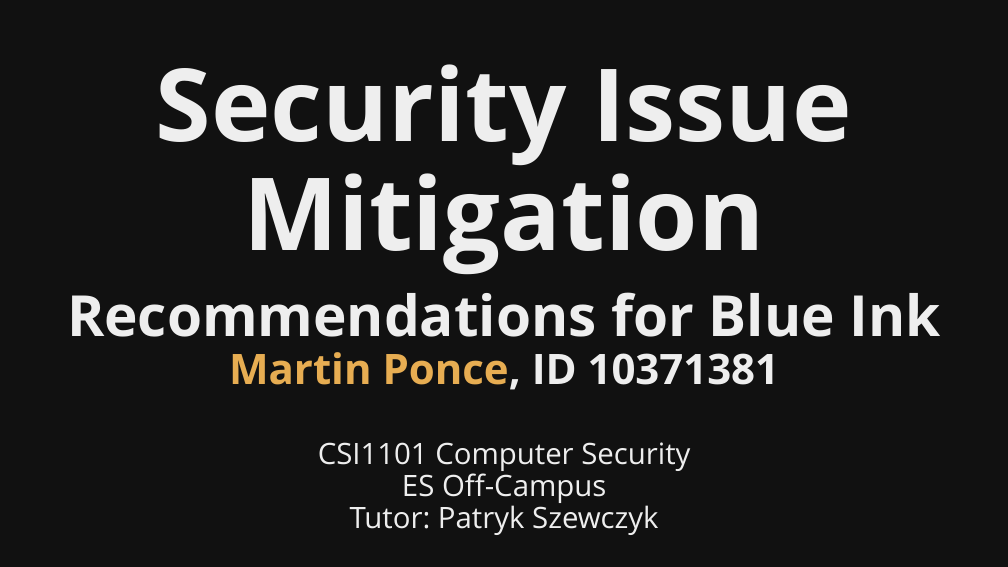
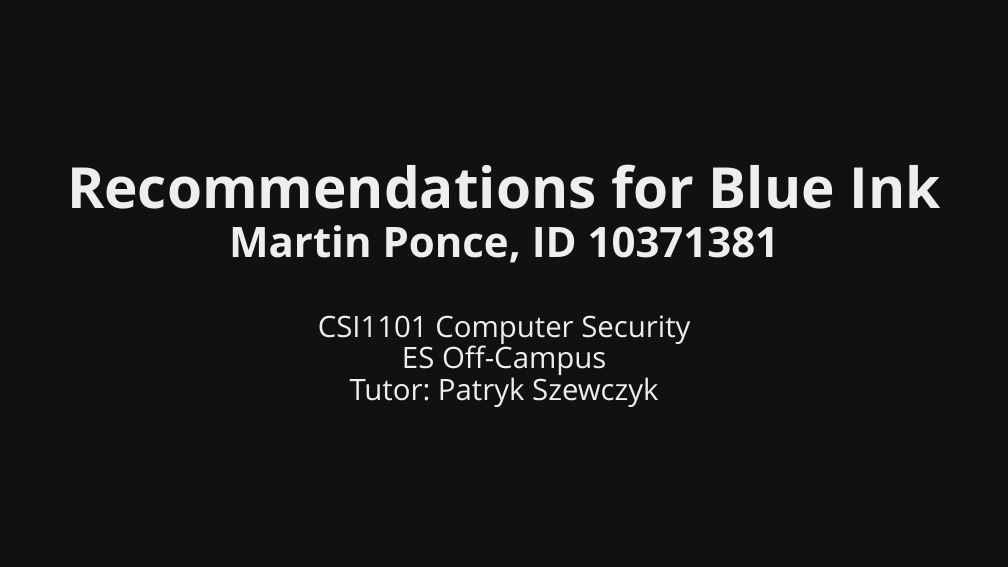
Before and after one commit to martymcflywa/ecu, a slide deck: slide 2 of year_1/sem_2/CSI1101_computer_security/0b_assignment_2_[22MAY15_0900]/dev/CSI1101_PONCE_A2_v01.pptx (slide 1 before the commit). Drawn at 1008x567 pixels with LibreOffice and Linux fonts; fonts in the diff are those of the drawing. Boxes give left, top, right and bottom in pixels: in the first picture for what was removed or moved away, otherwise in the second. Text is boxed around its words. In the diff, an @@ line names an element or a change of style, - is before the commit and + after.

```diff
--- a/year_1/sem_2/CSI1101_computer_security/0b_assignment_2_[22MAY15_0900]/dev/CSI1101_PONCE_A2_v01.pptx
+++ b/year_1/sem_2/CSI1101_computer_security/0b_assignment_2_[22MAY15_0900]/dev/CSI1101_PONCE_A2_v01.pptx
@@ text "Recommendations for Blue Ink": place and size @@
-text "Recommendations for Blue Ink" at <box>67,292,941,535</box>
+text "Recommendations for Blue Ink" at <box>67,164,941,407</box>
@@ text "Recommendations for Blue Ink" at <box>67,164,941,407</box>: vertical alignment top to middle @@
@@ title removed at <box>156,64,851,275</box> @@
-Security Issue Mitigation
@@ text at <box>229,225,780,263</box>: text colour #E7AD52 to #EEEEEE in "Martin Ponce," @@
```
Also in this commit, not shown: 8 other slides changed, 10 slides added, 5 other files.
